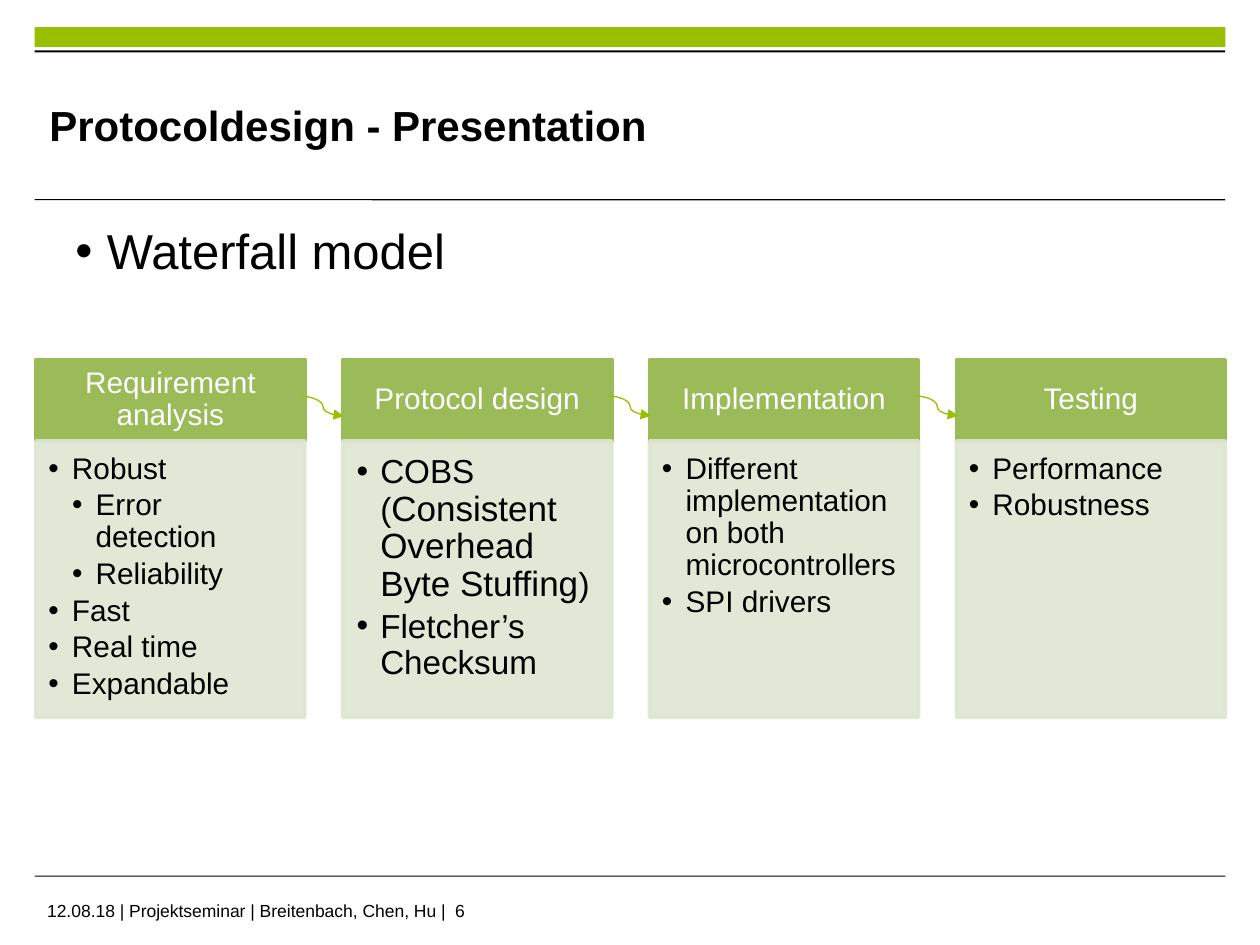
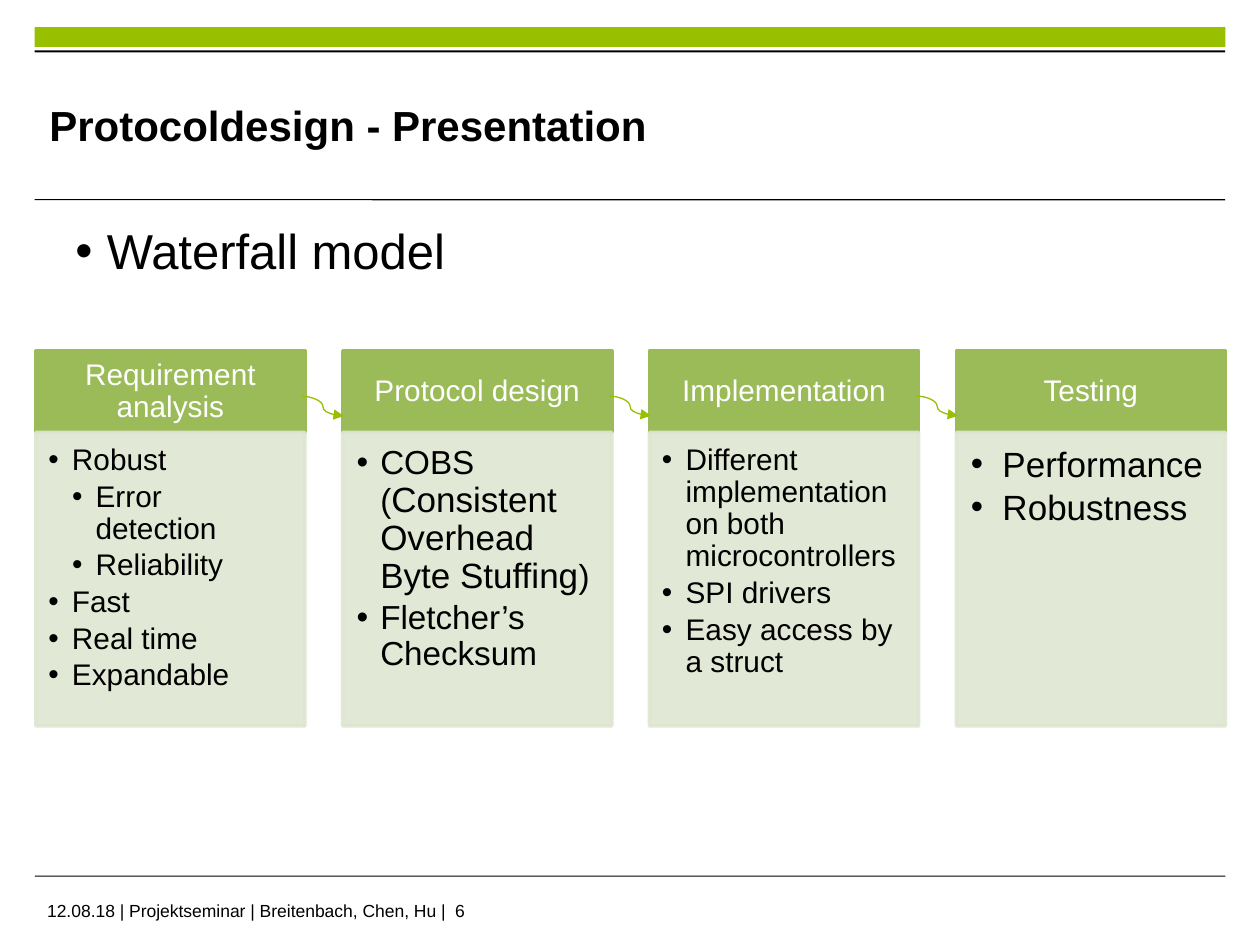
Before and after one commit to im-Kitsch/RMR_sensor_fusion, a slide deck: slide 6 of data/presentation/PS_presentation.pptx. Drawn at 1260x945 pixels with LibreOffice and Linux fonts; fonts in the diff are those of the drawing; background and template pictures are left out. Boxes give left, top, right and bottom in pixels: in the first picture for what was removed or moved away, otherwise in the second. Text is boxed around its words. In the diff, an @@ line names an element or a change of style, - is before the commit and + after.

```diff
--- a/data/presentation/PS_presentation.pptx
+++ b/data/presentation/PS_presentation.pptx
@@ 4 texts, 4 rectangles: place and size @@
-4 texts, 4 rectangles at [35,359,1226,441]
+4 texts, 4 rectangles at [35,352,1226,433]
@@ text "Robust": place and size @@
-text "Robust" at [72,457,229,699]
+text "Robust" at [72,448,229,691]
@@ rectangle: place and size @@
-rectangle at [35,441,305,717]
+rectangle at [35,432,305,726]
@@ text "COBS (Consistent Overhead Byte Stuffing)": place and size @@
-text "COBS (Consistent Overhead Byte Stuffing)" at [380,459,578,675]
+text "COBS (Consistent Overhead Byte Stuffing)" at [380,450,578,666]
@@ rectangle: place and size @@
-rectangle at [343,441,612,717]
+rectangle at [343,432,612,726]
@@ rectangle: place and size @@
-rectangle at [649,441,919,717]
+rectangle at [649,432,919,726]
@@ text "Different implementation on both microcontrollers": place and size @@
-text "Different implementation on both microcontrollers" at [686,457,896,613]
+text "Different implementation on both microcontrollers" at [686,448,896,673]
@@ text "Performance": place and size @@
-text "Performance" at [992,457,1162,516]
+text "Performance" at [1002,451,1202,521]
@@ text "Performance" at [1002,451,1202,521]: size 17 to 20 pt; indent changed @@
@@ rectangle: place and size @@
-rectangle at [956,441,1226,717]
+rectangle at [956,432,1226,726]
@@ text at [686,618,892,673]: paragraph added @@
+  • Easy access by a struct
```
Also in this commit, not shown: 2 other slides changed.
